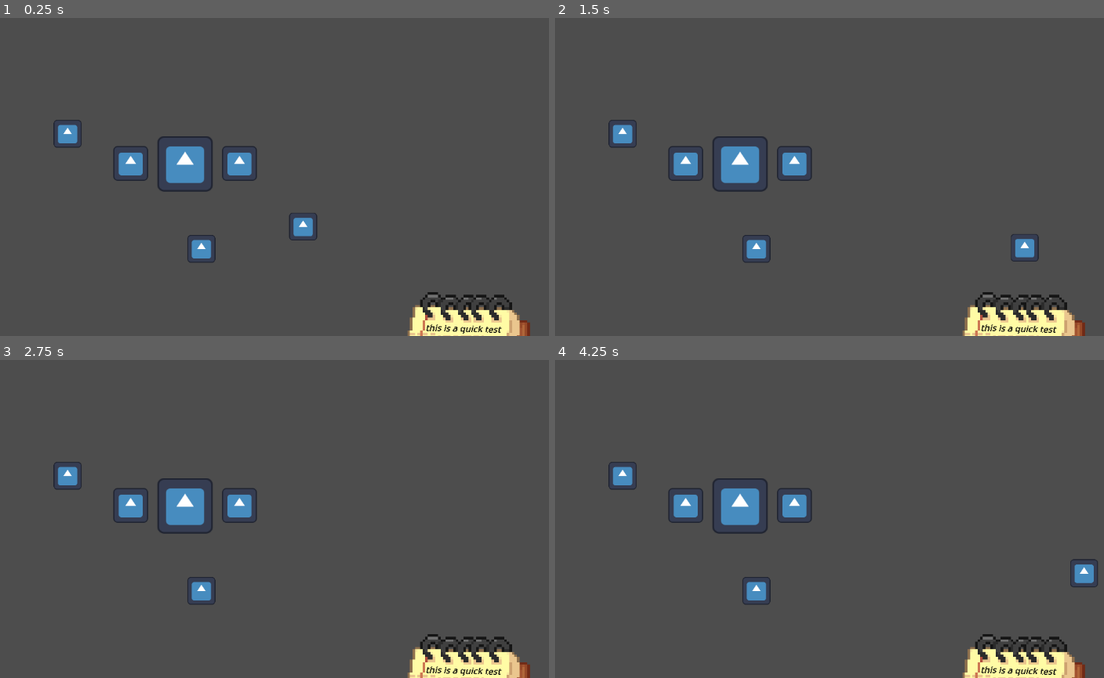
Above: before the commit, frames 1-4 (two rows, left to right).
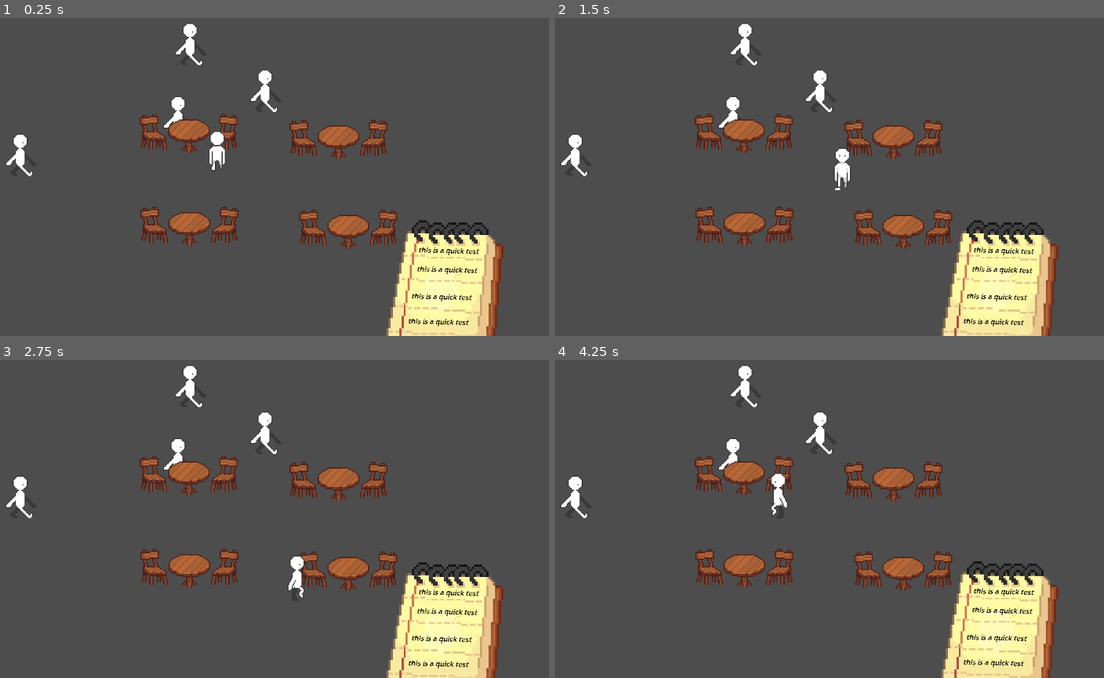
Above: after the commit, the same moments.

Repository: SeyiTsa/TSA-Restaurant-Game
Game: Godot game, scene res://scenes/main.tscn
The game is run twice, just before and just after one commit, with the same random seed, the same clock (stepped at 60 frames per second) and the same inputs. The engine's default icon, where the game draws it, is replaced by a stand-in: a white triangle on a blue panel in a dark square.
Inputs (mouse positions are in pixels of both pictures, inside the frame that each line leads up to):
- Up to frame 1 (0.25 s): no input
- Up to frame 2 (1.5 s): tap Enter (ui_accept) at 0.5, 0.77, 0.8, 1.07, 1.35 s; move the mouse to (928, 142) at 0.52 s; hold D (right) 0.53-1.28 s; hold Right mouse button (sprint) 0.53-1.28 s; move the mouse to (664, 177) at 1.27 s; hold S (down) from 1.28 s (still down)
- Up to frame 3 (2.75 s): tap Enter (ui_accept) at 1.52, 1.82, 2.3 s; right-click (109, 519) at 1.55 s; move the mouse to (296, 423) at 2.02 s; release S (down) at 2.03 s; hold D (right) from 2.03 s (still down); hold Right mouse button (sprint) from 2.03 s (still down)
- Up to frame 4 (4.25 s): move the mouse to (758, 573) at 2.77 s; release D (right) at 2.78 s; release Right mouse button (sprint) at 2.78 s; hold Up (up) 2.78-3.53 s; right-click (758, 573) at 2.85 s; tap Enter (ui_accept) at 3.02, 3.32, 3.6, 3.77, 4.07 s; move the mouse to (977, 553) at 3.52 s; hold A (left) from 3.53 s (still down)

The runs differ from the first frame. In frame 1, 14% of the frame differs, in the area x 1-97%, y 1-100%; in frame 2, 14%; in frame 3, 14%; in frame 4, 14%, in the area x 1-99%, y 1-100%.

Commit message:
tweaks
did some small tweaks

Diff:
--- a/scenes/chair.tscn
+++ b/scenes/chair.tscn
@@ -1,23 +1,23 @@
 [gd_scene load_steps=6 format=3 uid="uid://1731x5423axy"]
 
-[ext_resource type="Texture2D" uid="uid://dybl51c4kss4l" path="res://icon.svg" id="1_ni83g"]
 [ext_resource type="Script" path="res://scripts/chair.gd" id="1_vxn41"]
+[ext_resource type="Texture2D" uid="uid://bn2m61e0aacrh" path="res://art/wooden_chair.png" id="2_h3vcq"]
 [ext_resource type="PackedScene" uid="uid://be647421rchf7" path="res://scenes/interact_area.tscn" id="3_g7cyw"]
 
 [sub_resource type="RectangleShape2D" id="RectangleShape2D_uiwcw"]
 size = Vector2(16, 16)
 
-[sub_resource type="RectangleShape2D" id="RectangleShape2D_hynkv"]
-size = Vector2(22, 22)
+[sub_resource type="CircleShape2D" id="CircleShape2D_ny2cd"]
+radius = 19.105
 
 [node name="Chair" type="CharacterBody2D"]
 position = Vector2(-25, -3)
 script = ExtResource("1_vxn41")
 
 [node name="Sprite2D" type="Sprite2D" parent="."]
-scale = Vector2(0.125, 0.125)
-texture = ExtResource("1_ni83g")
-offset = Vector2(0, -64)
+texture_filter = 1
+texture = ExtResource("2_h3vcq")
+offset = Vector2(0, -14)
 
 [node name="CollisionShape2D" type="CollisionShape2D" parent="."]
 position = Vector2(0, -8)
@@ -25,11 +25,12 @@
 
 [node name="Interact Area" parent="." instance=ExtResource("3_g7cyw")]
 
-[node name="CollisionShape2D" parent="Interact Area" index="0"]
-position = Vector2(0, -2)
-shape = SubResource("RectangleShape2D_hynkv")
+[node name="CollisionShape2D" type="CollisionShape2D" parent="Interact Area"]
+position = Vector2(0, -7)
+shape = SubResource("CircleShape2D_ny2cd")
 
 [node name="Customer Marker" type="Marker2D" parent="."]
-position = Vector2(0, -5)
+z_index = 1
+position = Vector2(0, 3)
 
 [editable path="Interact Area"]
--- a/scenes/customer.tscn
+++ b/scenes/customer.tscn
@@ -1,29 +1,113 @@
-[gd_scene load_steps=5 format=3 uid="uid://iww63bcg0wbq"]
+[gd_scene load_steps=16 format=3 uid="uid://iww63bcg0wbq"]
 
 [ext_resource type="Script" path="res://scripts/customer.gd" id="1_uvjc3"]
-[ext_resource type="Texture2D" uid="uid://dybl51c4kss4l" path="res://icon.svg" id="2_q0kta"]
 [ext_resource type="PackedScene" uid="uid://be647421rchf7" path="res://scenes/interact_area.tscn" id="3_781eg"]
+[ext_resource type="Texture2D" uid="uid://g8ssa8sv7s6o" path="res://art/Player_test.png" id="3_vobj7"]
 
 [sub_resource type="RectangleShape2D" id="RectangleShape2D_lqul2"]
 size = Vector2(12, 6)
+
+[sub_resource type="CircleShape2D" id="CircleShape2D_8q71j"]
+radius = 22.2036
+
+[sub_resource type="AtlasTexture" id="AtlasTexture_t2gx6"]
+atlas = ExtResource("3_vobj7")
+region = Rect2(48, 0, 48, 48)
+
+[sub_resource type="AtlasTexture" id="AtlasTexture_vgt6f"]
+atlas = ExtResource("3_vobj7")
+region = Rect2(480, 0, 48, 48)
+
+[sub_resource type="AtlasTexture" id="AtlasTexture_m3gvk"]
+atlas = ExtResource("3_vobj7")
+region = Rect2(528, 0, 48, 48)
+
+[sub_resource type="AtlasTexture" id="AtlasTexture_ulncu"]
+atlas = ExtResource("3_vobj7")
+region = Rect2(576, 0, 48, 48)
+
+[sub_resource type="AtlasTexture" id="AtlasTexture_geqay"]
+atlas = ExtResource("3_vobj7")
+region = Rect2(624, 0, 48, 48)
+
+[sub_resource type="AtlasTexture" id="AtlasTexture_bcdov"]
+atlas = ExtResource("3_vobj7")
+region = Rect2(672, 0, 48, 48)
+
+[sub_resource type="AtlasTexture" id="AtlasTexture_sp4yc"]
+atlas = ExtResource("3_vobj7")
+region = Rect2(720, 0, 48, 48)
+
+[sub_resource type="AtlasTexture" id="AtlasTexture_f4s34"]
+atlas = ExtResource("3_vobj7")
+region = Rect2(768, 0, 48, 48)
+
+[sub_resource type="AtlasTexture" id="AtlasTexture_2hdkh"]
+atlas = ExtResource("3_vobj7")
+region = Rect2(816, 0, 48, 48)
+
+[sub_resource type="SpriteFrames" id="SpriteFrames_sng8g"]
+animations = [{
+"frames": [{
+"duration": 1.0,
+"texture": SubResource("AtlasTexture_t2gx6")
+}],
+"loop": true,
+"name": &"Sit",
+"speed": 10.0
+}, {
+"frames": [{
+"duration": 1.0,
+"texture": SubResource("AtlasTexture_vgt6f")
+}, {
+"duration": 1.0,
+"texture": SubResource("AtlasTexture_m3gvk")
+}, {
+"duration": 1.0,
+"texture": SubResource("AtlasTexture_ulncu")
+}, {
+"duration": 1.0,
+"texture": SubResource("AtlasTexture_geqay")
+}, {
+"duration": 1.0,
+"texture": SubResource("AtlasTexture_bcdov")
+}, {
+"duration": 1.0,
+"texture": SubResource("AtlasTexture_sp4yc")
+}, {
+"duration": 1.0,
+"texture": SubResource("AtlasTexture_f4s34")
+}, {
+"duration": 1.0,
+"texture": SubResource("AtlasTexture_2hdkh")
+}],
+"loop": true,
+"name": &"Walk",
+"speed": 10.0
+}]
 
 [node name="Customer" type="CharacterBody2D"]
 z_index = 1
 collision_layer = 4
 script = ExtResource("1_uvjc3")
 
-[node name="Sprite2D" type="Sprite2D" parent="."]
-scale = Vector2(0.1, 0.1)
-texture = ExtResource("2_q0kta")
-offset = Vector2(0, -64)
-
 [node name="CollisionShape2D" type="CollisionShape2D" parent="."]
-position = Vector2(0, -6)
+position = Vector2(0, -18)
 shape = SubResource("RectangleShape2D_lqul2")
 
 [node name="Interact Area" parent="." instance=ExtResource("3_781eg")]
+position = Vector2(0, -19)
+
+[node name="CollisionShape2D" type="CollisionShape2D" parent="Interact Area"]
+shape = SubResource("CircleShape2D_8q71j")
 
 [node name="NavigationAgent2D" type="NavigationAgent2D" parent="."]
 debug_enabled = true
 
+[node name="Sprite2D" type="AnimatedSprite2D" parent="."]
+texture_filter = 1
+sprite_frames = SubResource("SpriteFrames_sng8g")
+animation = &"Walk"
+offset = Vector2(0, -18)
+
 [editable path="Interact Area"]
--- a/scenes/interact_area.tscn
+++ b/scenes/interact_area.tscn
@@ -1,12 +1,6 @@
-[gd_scene load_steps=2 format=3 uid="uid://be647421rchf7"]
-
-[sub_resource type="CircleShape2D" id="CircleShape2D_e2jct"]
-radius = 9.0
+[gd_scene format=3 uid="uid://be647421rchf7"]
 
 [node name="Interact Area" type="Area2D" groups=["interact Area"]]
 position = Vector2(0, -6)
 collision_layer = 2
 collision_mask = 2
-
-[node name="CollisionShape2D" type="CollisionShape2D" parent="."]
-shape = SubResource("CircleShape2D_e2jct")
--- a/scenes/main.tscn
+++ b/scenes/main.tscn
@@ -7,9 +7,9 @@
 [ext_resource type="Script" path="res://scripts/notepad.gd" id="5_2a2ov"]
 
 [sub_resource type="NavigationPolygon" id="NavigationPolygon_3spg2"]
-vertices = PackedVector2Array(288, 162, 0, 162, 0, 0, 288, 0)
+vertices = PackedVector2Array(616.961, 345.531, -2.90625, 347.961, -0.0703125, -0.382813, 654.883, -26.0469)
 polygons = Array[PackedInt32Array]([PackedInt32Array(0, 1, 2, 3)])
-outlines = Array[PackedVector2Array]([PackedVector2Array(298, -10, -10, -10, -10, 172, 298, 172)])
+outlines = Array[PackedVector2Array]([PackedVector2Array(666, -36.5, -10, -10, -13, 358, 626, 355.5)])
 
 [sub_resource type="StyleBoxTexture" id="StyleBoxTexture_q065k"]
 texture = ExtResource("4_msgmk")
@@ -28,7 +28,7 @@
 "times": PackedFloat32Array(0, 0.3),
 "transitions": PackedFloat32Array(1.56, -1.56),
 "update": 0,
-"values": [Vector2(826, 525), Vector2(826, 348)]
+"values": [Vector2(826, 525), Vector2(826, 398)]
 }
 
 [sub_resource type="Animation" id="Animation_y7psn"]
@@ -60,7 +60,7 @@
 "times": PackedFloat32Array(0, 0.3),
 "transitions": PackedFloat32Array(1, 1.56),
 "update": 0,
-"values": [Vector2(826, 348), Vector2(826, 525)]
+"values": [Vector2(826, 398), Vector2(826, 525)]
 }
 
 [sub_resource type="AnimationLibrary" id="AnimationLibrary_yfagk"]
@@ -72,23 +72,29 @@
 
 [node name="Main" type="Node2D"]
 y_sort_enabled = true
-scale = Vector2(4, 4)
+scale = Vector2(2, 2)
 
 [node name="Player" parent="." instance=ExtResource("1_yvnu5")]
 position = Vector2(175, 118)
 
 [node name="Table" parent="." instance=ExtResource("2_n4xf2")]
-y_sort_enabled = false
-position = Vector2(120.75, 95.5)
+position = Vector2(149, 101.333)
+
+[node name="Table4" parent="." instance=ExtResource("2_n4xf2")]
+position = Vector2(295.333, 189.667)
+
+[node name="Table5" parent="." instance=ExtResource("2_n4xf2")]
+position = Vector2(149.333, 187)
 
 [node name="Customer" parent="." instance=ExtResource("3_2wf3l")]
-position = Vector2(128.25, 128.25)
+position = Vector2(-6, 122.667)
 
 [node name="NavigationRegion2D" type="NavigationRegion2D" parent="."]
 navigation_polygon = SubResource("NavigationPolygon_3spg2")
+metadata/_edit_lock_ = true
 
 [node name="Customer2" parent="." instance=ExtResource("3_2wf3l")]
-position = Vector2(66.75, 75.25)
+position = Vector2(139, 88)
 
 [node name="CanvasLayer" type="CanvasLayer" parent="."]
 
@@ -102,15 +108,16 @@
 texture_filter = 1
 layout_mode = 0
 offset_left = 826.0
-offset_top = 525.0
-offset_right = 1126.0
-offset_bottom = 825.0
+offset_top = 400.0
+offset_right = 1076.0
+offset_bottom = 650.0
 theme_override_styles/panel = SubResource("StyleBoxTexture_q065k")
 script = ExtResource("5_2a2ov")
 
 [node name="Order 1" type="Node2D" parent="CanvasLayer/Control/Notepad"]
-position = Vector2(103, 96)
+position = Vector2(89, 80)
 rotation = 0.0261799
+scale = Vector2(0.8, 0.8)
 skew = 0.200713
 
 [node name="Label" type="Label" parent="CanvasLayer/Control/Notepad/Order 1"]
@@ -122,8 +129,9 @@
 "
 
 [node name="Order 2" type="Node2D" parent="CanvasLayer/Control/Notepad"]
-position = Vector2(96.0001, 143)
+position = Vector2(86.0001, 115)
 rotation = 0.0261799
+scale = Vector2(0.8, 0.8)
 skew = 0.200713
 
 [node name="Label" type="Label" parent="CanvasLayer/Control/Notepad/Order 2"]
@@ -135,8 +143,9 @@
 "
 
 [node name="Order 3" type="Node2D" parent="CanvasLayer/Control/Notepad"]
-position = Vector2(93.0001, 196)
+position = Vector2(76, 165)
 rotation = 0.0261799
+scale = Vector2(0.8, 0.8)
 skew = 0.200713
 
 [node name="Label" type="Label" parent="CanvasLayer/Control/Notepad/Order 3"]
@@ -148,8 +157,9 @@
 "
 
 [node name="Order 4" type="Node2D" parent="CanvasLayer/Control/Notepad"]
-position = Vector2(83.0001, 257)
+position = Vector2(70, 211)
 rotation = 0.0261799
+scale = Vector2(0.8, 0.8)
 skew = 0.200713
 
 [node name="Label" type="Label" parent="CanvasLayer/Control/Notepad/Order 4"]
@@ -165,5 +175,17 @@
 "": SubResource("AnimationLibrary_yfagk")
 }
 
+[node name="Customer3" parent="." instance=ExtResource("3_2wf3l")]
+position = Vector2(219.059, 63.3769)
+
+[node name="Customer4" parent="." instance=ExtResource("3_2wf3l")]
+position = Vector2(150.229, 20.5269)
+
+[node name="Table2" parent="." instance=ExtResource("2_n4xf2")]
+position = Vector2(286.667, 107)
+
+[node name="Camera2D" type="Camera2D" parent="."]
+position = Vector2(192, 108)
+
 [connection signal="mouse_entered" from="CanvasLayer/Control/Notepad" to="CanvasLayer/Control/Notepad" method="_on_mouse_entered"]
 [connection signal="mouse_exited" from="CanvasLayer/Control/Notepad" to="CanvasLayer/Control/Notepad" method="_on_mouse_exited"]
--- a/scenes/player.tscn
+++ b/scenes/player.tscn
@@ -1,25 +1,192 @@
-[gd_scene load_steps=5 format=3 uid="uid://cd8vbm5in07ms"]
-
-[ext_resource type="Texture2D" uid="uid://dybl51c4kss4l" path="res://icon.svg" id="1_lon7q"]
+[gd_scene load_steps=28 format=3 uid="uid://cd8vbm5in07ms"]
+
 [ext_resource type="Script" path="res://scripts/player.gd" id="1_wrny1"]
+[ext_resource type="Texture2D" uid="uid://g8ssa8sv7s6o" path="res://art/Player_test.png" id="2_s7jom"]
 
 [sub_resource type="RectangleShape2D" id="RectangleShape2D_lqul2"]
 size = Vector2(12, 6)
 
 [sub_resource type="CircleShape2D" id="CircleShape2D_1eiq8"]
-radius = 9.0
+radius = 20.0998
+
+[sub_resource type="AtlasTexture" id="AtlasTexture_8x2gs"]
+atlas = ExtResource("2_s7jom")
+region = Rect2(864, 0, 48, 48)
+
+[sub_resource type="AtlasTexture" id="AtlasTexture_ksb21"]
+atlas = ExtResource("2_s7jom")
+region = Rect2(912, 0, 48, 48)
+
+[sub_resource type="AtlasTexture" id="AtlasTexture_kcp0q"]
+atlas = ExtResource("2_s7jom")
+region = Rect2(960, 0, 48, 48)
+
+[sub_resource type="AtlasTexture" id="AtlasTexture_ldara"]
+atlas = ExtResource("2_s7jom")
+region = Rect2(1008, 0, 48, 48)
+
+[sub_resource type="AtlasTexture" id="AtlasTexture_wog74"]
+atlas = ExtResource("2_s7jom")
+region = Rect2(1056, 0, 48, 48)
+
+[sub_resource type="AtlasTexture" id="AtlasTexture_2ix1f"]
+atlas = ExtResource("2_s7jom")
+region = Rect2(1104, 0, 48, 48)
+
+[sub_resource type="AtlasTexture" id="AtlasTexture_r0qmv"]
+atlas = ExtResource("2_s7jom")
+region = Rect2(1152, 0, 48, 48)
+
+[sub_resource type="AtlasTexture" id="AtlasTexture_1e8fq"]
+atlas = ExtResource("2_s7jom")
+region = Rect2(1200, 0, 48, 48)
+
+[sub_resource type="AtlasTexture" id="AtlasTexture_n7ab4"]
+atlas = ExtResource("2_s7jom")
+region = Rect2(96, 0, 48, 48)
+
+[sub_resource type="AtlasTexture" id="AtlasTexture_k7f3d"]
+atlas = ExtResource("2_s7jom")
+region = Rect2(144, 0, 48, 48)
+
+[sub_resource type="AtlasTexture" id="AtlasTexture_8c3u2"]
+atlas = ExtResource("2_s7jom")
+region = Rect2(192, 0, 48, 48)
+
+[sub_resource type="AtlasTexture" id="AtlasTexture_287ke"]
+atlas = ExtResource("2_s7jom")
+region = Rect2(240, 0, 48, 48)
+
+[sub_resource type="AtlasTexture" id="AtlasTexture_rodi2"]
+atlas = ExtResource("2_s7jom")
+region = Rect2(288, 0, 48, 48)
+
+[sub_resource type="AtlasTexture" id="AtlasTexture_7j1pq"]
+atlas = ExtResource("2_s7jom")
+region = Rect2(432, 0, 48, 48)
+
+[sub_resource type="AtlasTexture" id="AtlasTexture_rmaij"]
+atlas = ExtResource("2_s7jom")
+region = Rect2(480, 0, 48, 48)
+
+[sub_resource type="AtlasTexture" id="AtlasTexture_kq17g"]
+atlas = ExtResource("2_s7jom")
+region = Rect2(528, 0, 48, 48)
+
+[sub_resource type="AtlasTexture" id="AtlasTexture_f85gm"]
+atlas = ExtResource("2_s7jom")
+region = Rect2(576, 0, 48, 48)
+
+[sub_resource type="AtlasTexture" id="AtlasTexture_ucedh"]
+atlas = ExtResource("2_s7jom")
+region = Rect2(624, 0, 48, 48)
+
+[sub_resource type="AtlasTexture" id="AtlasTexture_qr8t6"]
+atlas = ExtResource("2_s7jom")
+region = Rect2(672, 0, 48, 48)
+
+[sub_resource type="AtlasTexture" id="AtlasTexture_8f7bv"]
+atlas = ExtResource("2_s7jom")
+region = Rect2(720, 0, 48, 48)
+
+[sub_resource type="AtlasTexture" id="AtlasTexture_050uc"]
+atlas = ExtResource("2_s7jom")
+region = Rect2(768, 0, 48, 48)
+
+[sub_resource type="AtlasTexture" id="AtlasTexture_r46as"]
+atlas = ExtResource("2_s7jom")
+region = Rect2(816, 0, 48, 48)
+
+[sub_resource type="SpriteFrames" id="SpriteFrames_c75h7"]
+animations = [{
+"frames": [{
+"duration": 1.0,
+"texture": SubResource("AtlasTexture_8x2gs")
+}, {
+"duration": 1.0,
+"texture": SubResource("AtlasTexture_ksb21")
+}, {
+"duration": 1.0,
+"texture": SubResource("AtlasTexture_kcp0q")
+}, {
+"duration": 1.0,
+"texture": SubResource("AtlasTexture_ldara")
+}, {
+"duration": 1.0,
+"texture": SubResource("AtlasTexture_wog74")
+}, {
+"duration": 1.0,
+"texture": SubResource("AtlasTexture_2ix1f")
+}, {
+"duration": 1.0,
+"texture": SubResource("AtlasTexture_r0qmv")
+}, {
+"duration": 1.0,
+"texture": SubResource("AtlasTexture_1e8fq")
+}],
+"loop": true,
+"name": &"Walk Back",
+"speed": 10.0
+}, {
+"frames": [{
+"duration": 1.0,
+"texture": SubResource("AtlasTexture_n7ab4")
+}, {
+"duration": 1.0,
+"texture": SubResource("AtlasTexture_k7f3d")
+}, {
+"duration": 1.0,
+"texture": SubResource("AtlasTexture_8c3u2")
+}, {
+"duration": 1.0,
+"texture": SubResource("AtlasTexture_287ke")
+}, {
+"duration": 1.0,
+"texture": SubResource("AtlasTexture_rodi2")
+}, {
+"duration": 1.0,
+"texture": SubResource("AtlasTexture_7j1pq")
+}],
+"loop": true,
+"name": &"Walk Front",
+"speed": 10.0
+}, {
+"frames": [{
+"duration": 1.0,
+"texture": SubResource("AtlasTexture_rmaij")
+}, {
+"duration": 1.0,
+"texture": SubResource("AtlasTexture_kq17g")
+}, {
+"duration": 1.0,
+"texture": SubResource("AtlasTexture_f85gm")
+}, {
+"duration": 1.0,
+"texture": SubResource("AtlasTexture_ucedh")
+}, {
+"duration": 1.0,
+"texture": SubResource("AtlasTexture_qr8t6")
+}, {
+"duration": 1.0,
+"texture": SubResource("AtlasTexture_8f7bv")
+}, {
+"duration": 1.0,
+"texture": SubResource("AtlasTexture_050uc")
+}, {
+"duration": 1.0,
+"texture": SubResource("AtlasTexture_r46as")
+}],
+"loop": true,
+"name": &"Walk Side",
+"speed": 10.0
+}]
 
 [node name="Player" type="CharacterBody2D"]
 z_index = 1
 script = ExtResource("1_wrny1")
 
-[node name="Sprite2D" type="Sprite2D" parent="."]
-scale = Vector2(0.1, 0.1)
-texture = ExtResource("1_lon7q")
-offset = Vector2(0, -64)
-
 [node name="CollisionShape2D" type="CollisionShape2D" parent="."]
-position = Vector2(0, -6)
+position = Vector2(0, -19)
 shape = SubResource("RectangleShape2D_lqul2")
 
 [node name="Interact Area" type="Area2D" parent="." groups=["player interact"]]
@@ -28,4 +195,11 @@
 collision_mask = 2
 
 [node name="CollisionShape2D" type="CollisionShape2D" parent="Interact Area"]
+position = Vector2(0, -13)
 shape = SubResource("CircleShape2D_1eiq8")
+
+[node name="AnimatedSprite2D" type="AnimatedSprite2D" parent="."]
+texture_filter = 1
+sprite_frames = SubResource("SpriteFrames_c75h7")
+animation = &"Walk Back"
+offset = Vector2(0, -18)
--- a/scenes/table.tscn
+++ b/scenes/table.tscn
@@ -1,6 +1,6 @@
 [gd_scene load_steps=6 format=3 uid="uid://cm34nodey2fao"]
 
-[ext_resource type="Texture2D" uid="uid://dybl51c4kss4l" path="res://icon.svg" id="1_tja0m"]
+[ext_resource type="Texture2D" uid="uid://knlnr34kjnko" path="res://art/wooden_table.png" id="1_0oih1"]
 [ext_resource type="PackedScene" uid="uid://1731x5423axy" path="res://scenes/chair.tscn" id="2_wy677"]
 [ext_resource type="PackedScene" uid="uid://be647421rchf7" path="res://scenes/interact_area.tscn" id="4_m6wkc"]
 
@@ -12,23 +12,23 @@
 
 [node name="Table" type="CharacterBody2D"]
 z_index = 1
-y_sort_enabled = true
 metadata/_edit_horizontal_guides_ = [-13.0]
 
 [node name="Sprite2D" type="Sprite2D" parent="."]
-scale = Vector2(0.2, 0.2)
-texture = ExtResource("1_tja0m")
-offset = Vector2(0, -64)
+texture_filter = 1
+texture = ExtResource("1_0oih1")
+offset = Vector2(0, -18)
 
 [node name="CollisionShape2D" type="CollisionShape2D" parent="."]
 position = Vector2(0, -13)
 shape = SubResource("RectangleShape2D_4evdq")
 
 [node name="Chair" parent="." instance=ExtResource("2_wy677")]
-position = Vector2(-25, -5)
+position = Vector2(-33, -6)
 
 [node name="Chair2" parent="." instance=ExtResource("2_wy677")]
-position = Vector2(25, -5)
+position = Vector2(33, -6)
+scale = Vector2(-1, 1)
 
 [node name="Interact Area" parent="." instance=ExtResource("4_m6wkc")]
 
--- a/scripts/customer.gd
+++ b/scripts/customer.gd
@@ -3,19 +3,22 @@
 
 @onready var interact_area: Area2D = $"Interact Area"
 @onready var nav : NavigationAgent2D = $NavigationAgent2D
+@onready var sprite_2d: AnimatedSprite2D = $Sprite2D
 
 var customer_interactions : Array = ["Follow", "Seat", "Order", "Serve"]
 var SPEED : int = 150
 var should_navigate : bool = false
 var seat : Chair
 var customer : Customer
+
 func _ready() -> void:
 	customer = self
 	interact_area.area_entered.connect(on_area_entered)
 	interact_area.area_exited.connect(on_area_exited)
 	interaction_array.append_array(customer_interactions)
 	current_interaction = interaction_array[0]
-	nav.target_desired_distance = 60
+	nav.target_desired_distance = 100
+
 
 func _physics_process(delta: float) -> void:
 	navigate()
@@ -23,10 +26,19 @@
 
 	match current_interaction:
 		"Follow":
+			if velocity.x < 0:
+				sprite_2d.flip_h = true
+			elif velocity.x > 0:
+				sprite_2d.flip_h = false
+
 			if player:
 				nav.target_position = player.global_position
 		"Seat":
 			if seat:
+				if velocity.x < 0:
+					sprite_2d.flip_h = true
+				elif velocity.x > 0:
+					sprite_2d.flip_h = false
 				nav.target_position = seat.customer_marker.global_position
 	if InteractionManager.current_customer:
 		can_be_selected = false
@@ -54,23 +66,31 @@
 								InteractionManager.current_customer = null
 							else:
 								InteractionManager.current_customer = self
-	elif !is_selected() and Input.is_action_just_pressed("ui_accept") and InteractionManager.current_customer == self:
+	elif !is_selected() and Input.is_action_just_pressed("ui_accept") and InteractionManager.current_customer == self and is_player_in_area():
 		match current_interaction:
 			"Follow":
 				can_be_selected = true
 				InteractionManager.current_customer = null
 				should_navigate = false
 				InteractionManager.customer_currently_following = false
-
 func navigate():
 	if should_navigate:
+		sprite_2d.play("Walk")
 		var dir = to_local(nav.get_next_path_position()).normalized()
 		if !nav.is_navigation_finished():
 			velocity = dir * SPEED
 			move_and_slide()
 		else:
+			sprite_2d.stop()
 			velocity = Vector2.ZERO
 			match current_interaction:
 				"Seat":
-					z_index = 2
+					z_index = 0
+					if !get_parent() is Chair:
+						reparent(seat)
+					sprite_2d.play("Sit")
 					global_position = seat.customer_marker.global_position
+					if seat.scale.x == -1:
+						sprite_2d.flip_h = true
+					else:
+						sprite_2d.flip_h = false
--- a/scripts/interactable.gd
+++ b/scripts/interactable.gd
@@ -3,6 +3,7 @@
 
 @export var interaction_array : Array = []
 
+var player_in_area : bool
 var selected : bool
 var current_interaction : String
 var player : CharacterBody2D
@@ -10,16 +11,19 @@
 func on_area_entered(area):
 	if can_be_selected:
 		if area.is_in_group("player interact"):
+			player_in_area = true
 			if !InteractionManager.interaction_list.has(self):
 				InteractionManager.interaction_list.append(self)
 				player = area.get_parent()
 	else:
 		if area.is_in_group("player interact"):
+			player_in_area = true
 			if InteractionManager.interaction_list.has(self):
 				InteractionManager.interaction_list.erase(self)
 
 func on_area_exited(area):
 	if area.is_in_group("player interact"):
+		player_in_area = false
 		if InteractionManager.interaction_list.has(self):
 			InteractionManager.interaction_list.erase(self)
 
@@ -33,3 +37,5 @@
 		else:
 			selected = false
 	return selected
+func is_player_in_area() -> bool:
+	return player_in_area
--- a/scripts/player.gd
+++ b/scripts/player.gd
@@ -1,8 +1,10 @@
 extends CharacterBody2D
 
 var direction : Vector2
-var speed : int = 300
-var sprint_speed : int = 400
+var speed : int = 200
+var sprint_speed : int = 300
+@onready var animated_sprite_2d: AnimatedSprite2D = $AnimatedSprite2D
+
 func _process(delta: float) -> void:
 
 	direction = Input.get_vector("left","right","up","down").normalized()
@@ -12,7 +14,36 @@
 	else:
 		velocity = velocity.move_toward(Vector2.ZERO, delta * get_acceleration())
 	move_and_slide()
-
+	var input_vector : Vector2
+	input_vector.x = Input.get_action_strength("right") - Input.get_action_strength("left")
+	input_vector.y = Input.get_action_strength("down") - Input.get_action_strength("up")
+	match input_vector:
+		Vector2(1, 0):
+			animated_sprite_2d.flip_h = false
+			animated_sprite_2d.play("Walk Side")
+		Vector2(-1, 0):
+			animated_sprite_2d.flip_h = true
+			animated_sprite_2d.play("Walk Side")
+		Vector2(0, 1):
+			animated_sprite_2d.flip_h = false
+			animated_sprite_2d.play("Walk Front")
+		Vector2(0, -1):
+			animated_sprite_2d.flip_h = false
+			animated_sprite_2d.play("Walk Back")
+		Vector2(1, -1):
+			animated_sprite_2d.flip_h = false
+			animated_sprite_2d.play("Walk Side")
+		Vector2(-1, -1):
+			animated_sprite_2d.flip_h = true
+			animated_sprite_2d.play("Walk Side")
+		Vector2(1, 1):
+			animated_sprite_2d.flip_h = false
+			animated_sprite_2d.play("Walk Side")
+		Vector2(-1, 1):
+			animated_sprite_2d.flip_h = true
+			animated_sprite_2d.play("Walk Side")
+		Vector2(0, 0):
+			animated_sprite_2d.stop()
 func get_speed() -> int:
 	if Input.is_action_pressed("sprint"):
 		return sprint_speed
Binary file added: art/Player_test.png
Not shown, added: art/Player_test.png.import
Binary file changed: art/notepad_ui.png
Binary file added: art/test.png
Not shown, added: art/test.png.import
Binary file added: art/wooden_chair.png
Not shown, added: art/wooden_chair.png.import
Binary file added: art/wooden_table.png
Not shown, added: art/wooden_table.png.import
